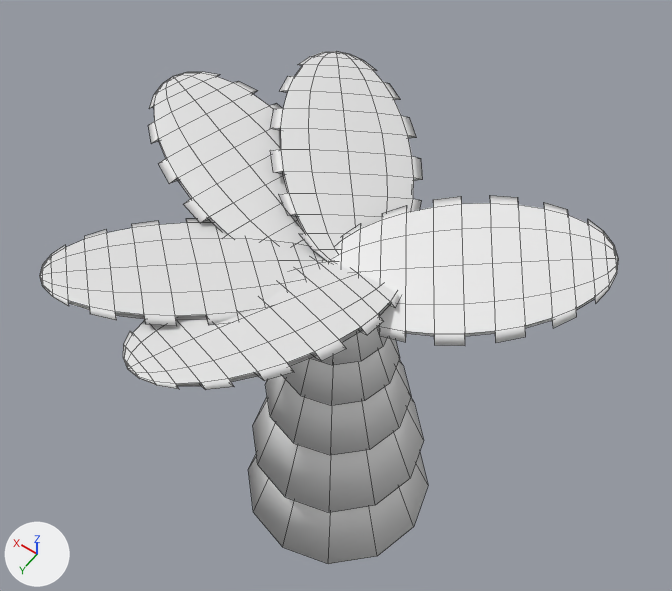
One commit to the Blender file working/subahu/PalmTree/PalmTree.blend: the scene before it, then after it.
One viewpoint serves both versions: a camera (50 mm lens) standing at (-3.18, 4.49, 9.64) and looking at (0.35, -0.46, 1.87). The lights are fixed; the arrows at lower left show +X, +Y and +Z. Mesh edges are drawn as thin lines.
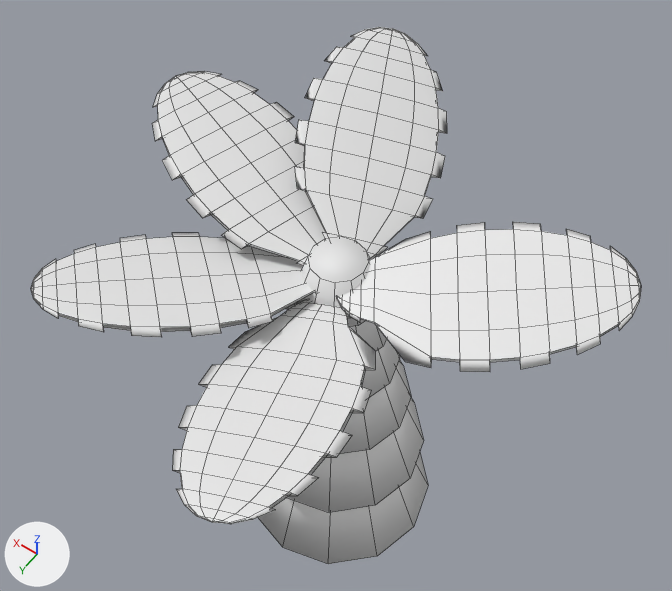
Commit message: palm tree model

Boxes [x1, y1, x2, y2] around the edits, measured in the pictures (672 x 591 px; the box of a moved part takes in the faces that stretch with it):
'Sphere.003', reshaped, moved, turned
    before: [123, 256, 400, 390]
    after: [172, 300, 375, 524]
'Sphere.002', moved
    before: [333, 195, 618, 346]
    after: [337, 222, 641, 372]
'Sphere.001', reshaped, moved (10% taller)
    before: [270, 51, 423, 262]
    after: [295, 27, 447, 259]
'Sphere.004', moved
    before: [40, 219, 320, 326]
    after: [31, 233, 313, 337]
'Sphere', moved
    before: [148, 72, 310, 247]
    after: [152, 71, 326, 266]
part 1 of me_sphere_003, moved or reshaped
    before: [302, 256, 400, 335]
    after: [229, 300, 375, 370]
'Cylinder.003', unchanged, covered by the edit
    before: [283, 338, 400, 406]
    after: [361, 339, 400, 398]
'Cylinder.005', unchanged, uncovered by the edit
    after: [295, 237, 370, 327]

The change, as a diff of the scene's bpy script:
```diff
--- a/working/subahu/PalmTree/PalmTree.blend.py
+++ b/working/subahu/PalmTree/PalmTree.blend.py
@@ me_sphere_003 @@
 me_sphere_003.from_pydata(...)  # 182 vertices, 172 faces; spans x -1.0..1.0, y -1.0..1.0, z -1.0..1.0
 # used by ob_sphere_003; location = (-0.02, 1.0, 3.44); rotation_euler = (-1.756, -0.181, -3.452), in degrees (-101, -10, -198); scale = (0.74, 0.0504, 1.29)
+# me_sphere_003 part 1: all 59 vertices in x -0.72..0.72, y -0.83..0.83, z 0.56..1.0 are scaled about their middle by 0.605, then moved by (-0.04, -0.5, 0.09)
@@ me_sphere_001 @@
 # used by ob_sphere_001; location = (0.55, -0.91, 3.44); rotation_euler = (-1.756, -0.181, 0.735), in degrees (-101, -10, 42); scale = (0.74, 0.0504, 1.29)
-me_sphere_001.from_pydata(...)  # 182 vertices, 172 faces; spans x -1.0..1.0, y -1.0..1.0, z -1.0..1.0
+me_sphere_001.from_pydata(...)  # 182 vertices, 172 faces; spans x -1.0..1.1, y -8.46..0.62, z -1.0..0.96
+# me_sphere_001 part 2: 182 of 182 vertices moved; they spanned x -1.0..1.0, y -1.0..1.0, z -1.0..1.0 and now span x -1.0..1.1, y -8.46..0.62, z -1.0..0.96; mean shift (0.06, -3.89, -0.01); largest move (0.0, 0.0, -1.0) -> (-0.33, -8.35, -0.99)
@@ ob_sphere_004 @@
 ob_sphere_004 = bpy.data.objects.new('Sphere.004', me_sphere_004)
-ob_sphere_004.location = (0.79, 1.0, 3.44)
+ob_sphere_004.location = (1.02, 1.0, 3.1)
 ob_sphere_004.rotation_euler = (-1.756, -0.181, -3.843)  # degrees (-101, -10, -220)
@@ ob_sphere_003 @@
 ob_sphere_003 = bpy.data.objects.new('Sphere.003', me_sphere_003)
-ob_sphere_003.location = (-0.02, 1.0, 3.44)
-ob_sphere_003.rotation_euler = (-1.756, -0.181, -3.452)  # degrees (-101, -10, -198)
+ob_sphere_003.location = (-0.43, 1.45, 3.07)
+ob_sphere_003.rotation_euler = (-1.756, -0.181, -2.825)  # degrees (-101, -10, -162)
 ob_sphere_003.scale = (0.74, 0.0504, 1.29)
@@ ob_sphere_002 @@
 ob_sphere_002 = bpy.data.objects.new('Sphere.002', me_sphere_002)
-ob_sphere_002.location = (-1.08, -0.34, 3.44)
+ob_sphere_002.location = (-1.33, -0.39, 3.22)
 ob_sphere_002.rotation_euler = (-1.756, -0.181, -0.993)  # degrees (-101, -10, -57)
@@ ob_sphere_001 @@
 ob_sphere_001 = bpy.data.objects.new('Sphere.001', me_sphere_001)
-ob_sphere_001.location = (0.55, -0.91, 3.44)
+ob_sphere_001.location = (0.48, -1.25, 3.22)
 ob_sphere_001.rotation_euler = (-1.756, -0.181, 0.735)  # degrees (-101, -10, 42)
@@ ob_sphere @@
 ob_sphere = bpy.data.objects.new('Sphere', me_sphere)
-ob_sphere.location = (1.19, -0.22, 3.44)
+ob_sphere.location = (1.32, -0.38, 3.27)
 ob_sphere.rotation_euler = (-1.806, -0.00644, 1.297)  # degrees (-103, -0.4, 74)
```
